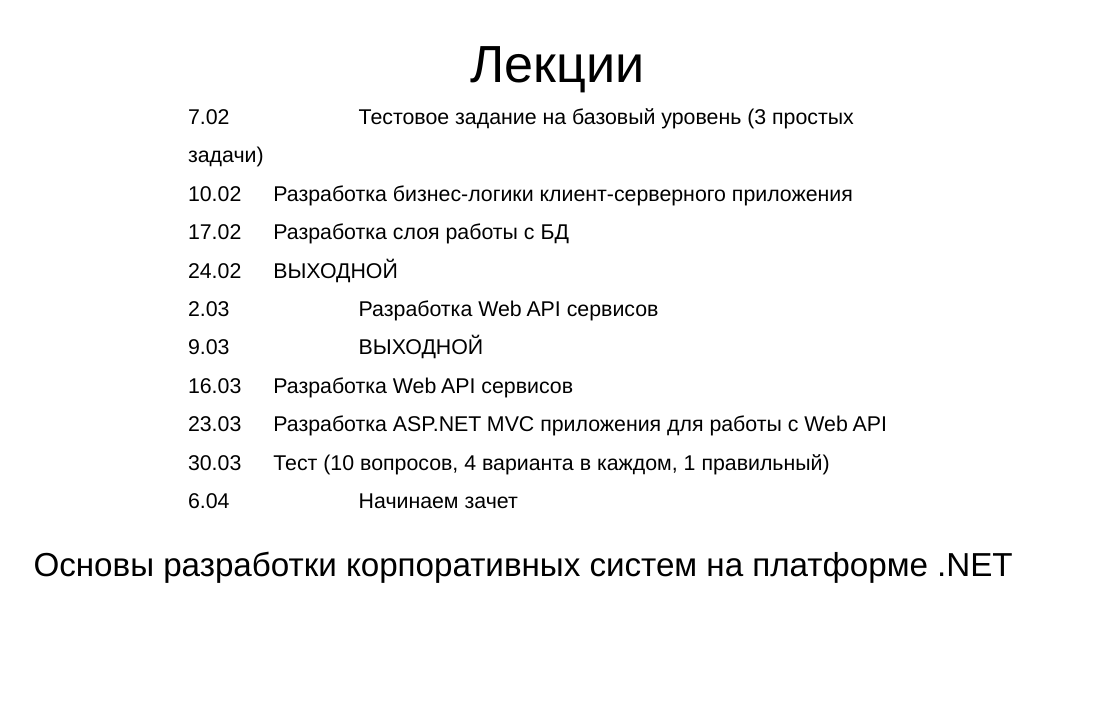
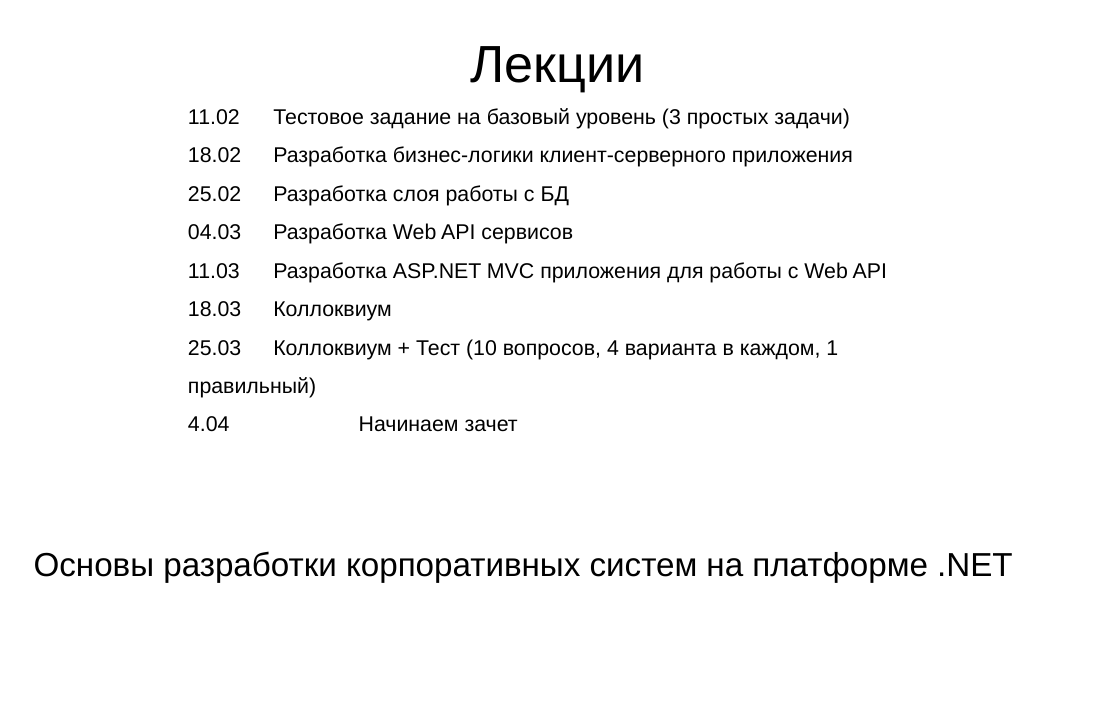
Before and after one commit to PeshekhonovK/ExampleSolution, a slide deck: slide 11 of docs/ЛЭТИ ВвПП 2020.1.pptx. Drawn at 1120x706 pixels with LibreOffice and Linux fonts; fonts in the diff are those of the drawing; background and template pictures are left out. Boxes give left, top, right and bottom in pixels: in the first picture for what was removed or moved away, otherwise in the second. Text is boxed around its words. In the diff, an @@ line names an element or a change of style, - is before the commit and + after.

Commit message:
pptx updated

```diff
--- a/docs/ЛЭТИ ВвПП 2020.1.pptx
+++ b/docs/ЛЭТИ ВвПП 2020.1.pptx
@@ text at [188, 108, 887, 432]: text changed @@
-7.02 Тестовое задание на базовый уровень (3 простых задачи)
-10.02 Разработка бизнес-логики клиент-серверного приложения
-17.02 Разработка слоя работы с БД
-24.02 ВЫХОДНОЙ
-2.03 Разработка Web API сервисов
-9.03 ВЫХОДНОЙ
-16.03 Разработка Web API сервисов
-23.03 Разработка ASP.NET MVC приложения для работы с Web API
-30.03 Тест (10 вопросов, 4 варианта в каждом, 1 правильный)
-6.04 Начинаем зачет
+11.02 Тестовое задание на базовый уровень (3 простых задачи)
+18.02 Разработка бизнес-логики клиент-серверного приложения
+25.02 Разработка слоя работы с БД
+04.03 Разработка Web API сервисов
+11.03 Разработка ASP.NET MVC приложения для работы с Web API
+18.03 Коллоквиум
+25.03 Коллоквиум + Тест (10 вопросов, 4 варианта в каждом, 1 правильный)
+4.04 Начинаем зачет
```
Also in this commit, not shown: 3 other slides changed, 1 slide removed.
